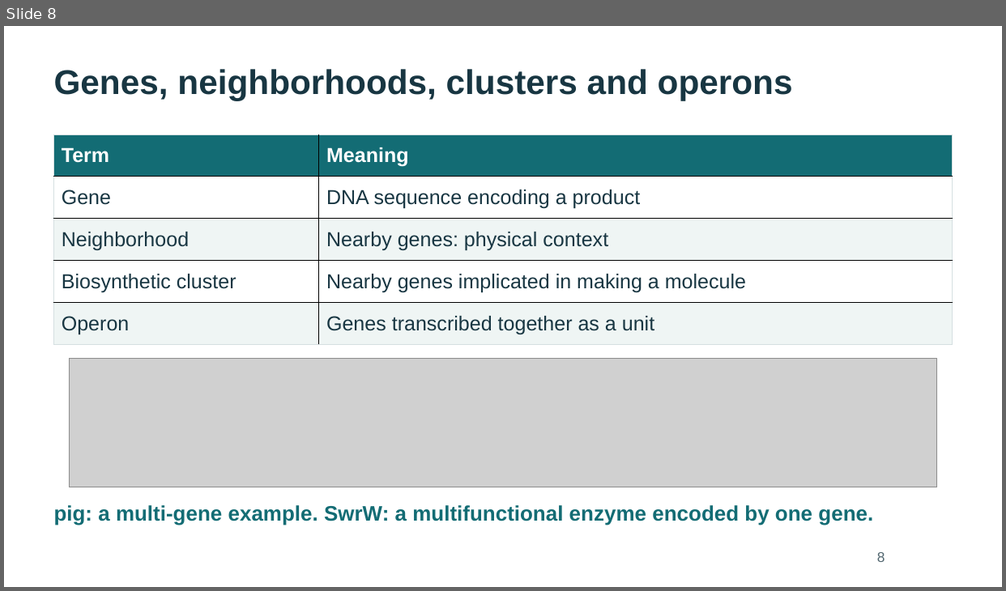
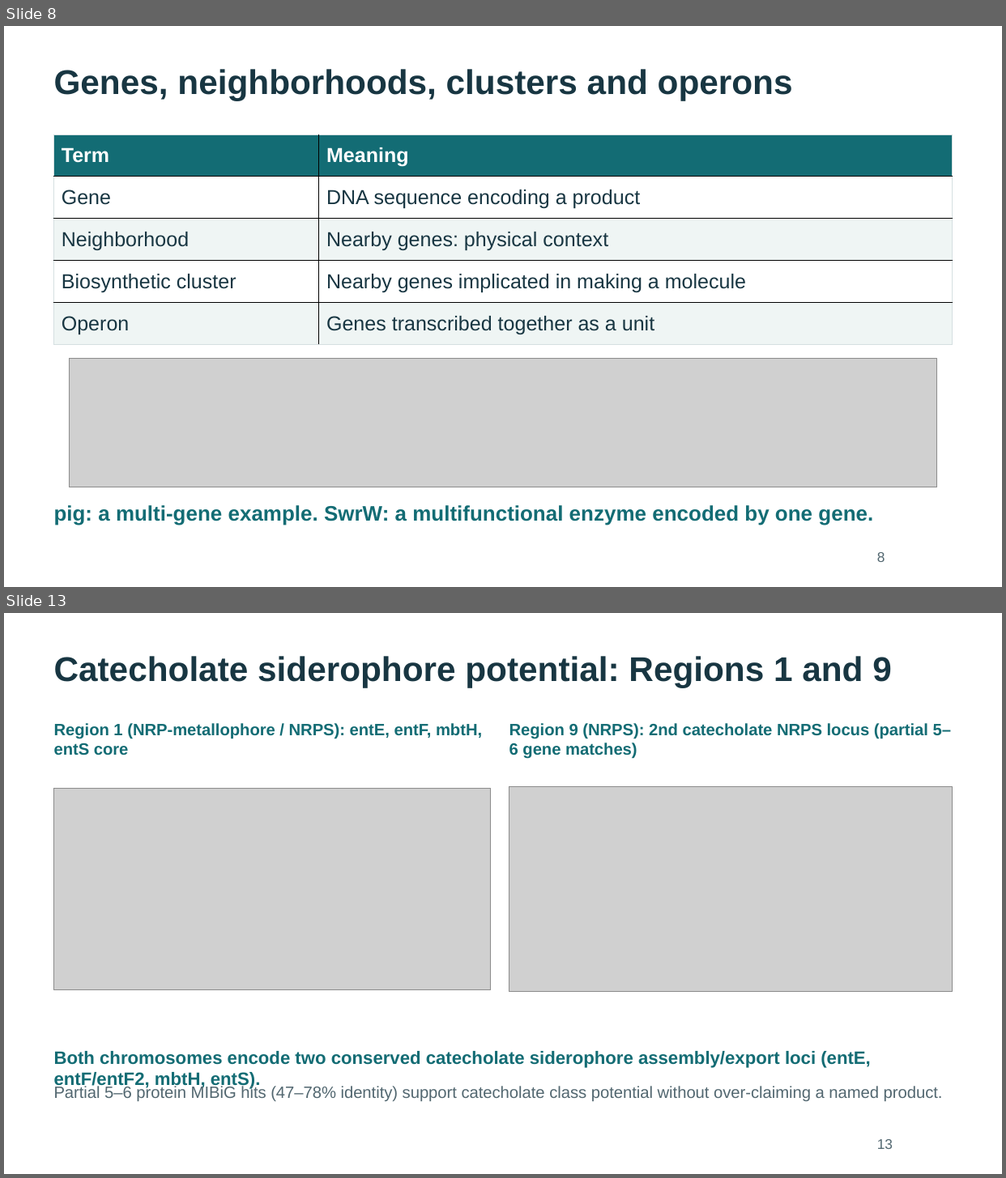
Before and after one commit to WhyAdr/sm-manu, a slide deck: explainer/NMZ-Serratia-genomics-explainer-2026-10-20.pptx. Shown one above the other, each under a label of ours: slide 8 before the commit, slides 8 and 13 after it; the slides between them are not shown. The pictures are 1006x591 and 1006x1178 pixels, drawn with LibreOffice and Linux fonts; fonts in the diff are those of the drawing; grey boxes stand for pictures. Boxes give left, top, right and bottom in pixels: in the first picture for what was removed or moved away, otherwise in the second. Text is boxed around its words. In the diff, an @@ line names an element or a change of style, - is before the commit and + after.

```diff
--- a/explainer/NMZ-Serratia-genomics-explainer-2026-10-20.pptx
+++ b/explainer/NMZ-Serratia-genomics-explainer-2026-10-20.pptx
@@ slide 13 added at [4, 613, 1002, 1174], background #FFFFFF @@
@@ text added at [54, 656, 892, 688], 33 pt, text #183642, bold @@
+Catecholate siderophore potential: Regions 1 and 9
@@ text added at [54, 723, 482, 756], 15.8 pt, text #136C74, bold @@
+Region 1 (NRP-metallophore / NRPS): entE, entF, mbtH, entS core
@@ text added at [509, 723, 951, 759], 15.8 pt, text #136C74, bold @@
+Region 9 (NRPS): 2nd catecholate NRPS locus (partial 5–6 gene matches)
@@ picture added at [54, 788, 491, 990] @@
@@ picture added at [509, 786, 953, 992] @@
@@ text added at [54, 1051, 871, 1090], 17.2 pt, text #136C74, bold @@
+Both chromosomes encode two conserved catecholate siderophore assembly/export loci (entE, entF/entF2, mbtH, entS).
@@ text added at [54, 1085, 943, 1101], 15.8 pt, text #526770 @@
+Partial 5–6 protein MIBiG hits (47–78% identity) support catecholate class potential without over-claiming a named product.
@@ text added at [877, 1139, 893, 1149], 13.5 pt, text #526770 @@
+13
```
Also in this commit, not shown: 16 slides changed, 8 other slides added, 3 slides removed, 9 other files.
